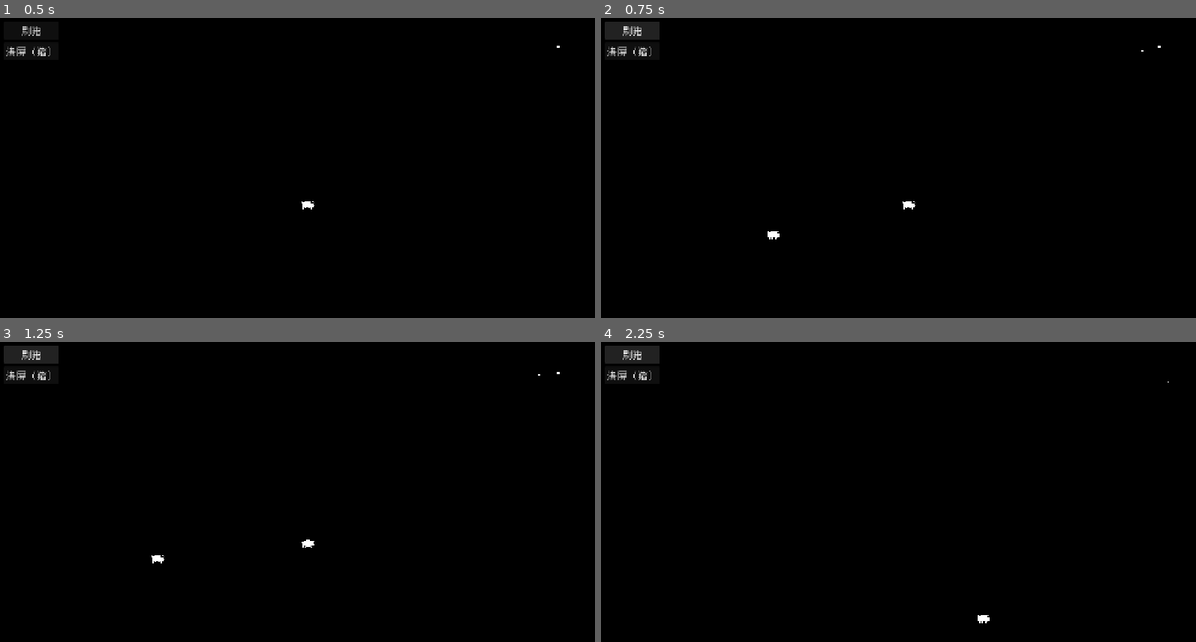
Above: before the commit, frames 1-4 (two rows, left to right).
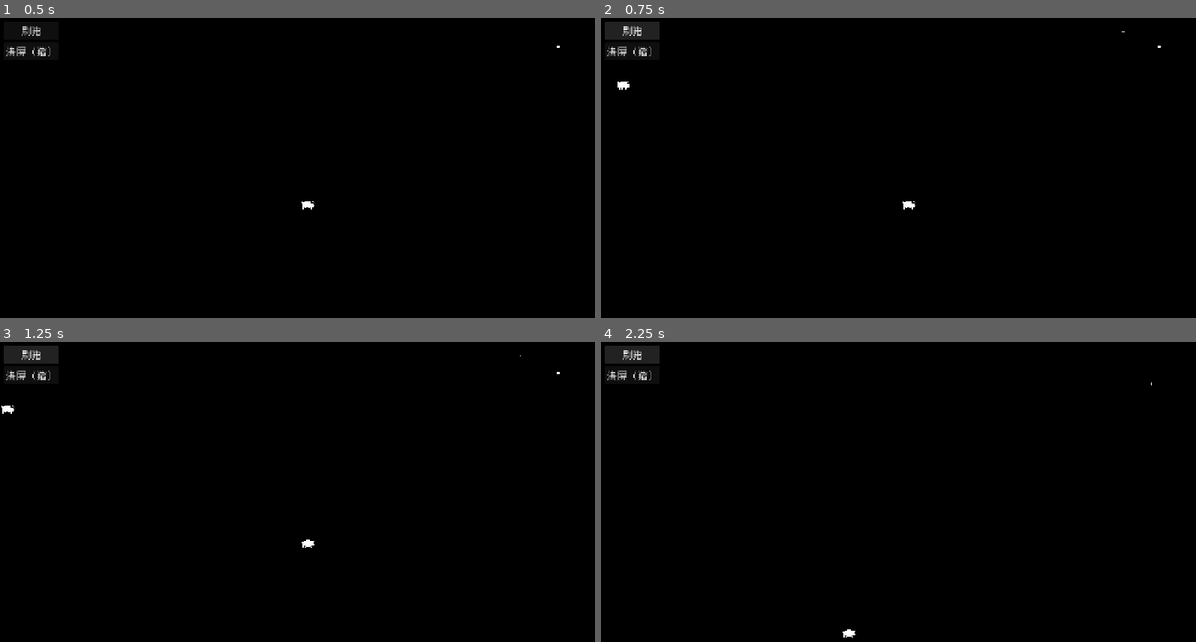
Above: after the commit, the same moments.

Repository: Gindama713/GameForGindama
Game: Godot game, scene res://main.tscn
The game is run twice, just before and just after one commit, with the same random seed, the same clock (stepped at 60 frames per second) and the same inputs.
Inputs:
- Up to frame 1 (0.5 s): no input
- Up to frame 2 (0.75 s): click "刷猪" at 0.5 s
- Up to frame 3 (1.25 s): no input
- Up to frame 4 (2.25 s): click "清屏（猪）" at 1.25 s; click "刷猪" at 2 s

Frame 1 is identical in both runs. In frame 2, less than 0.1% of the frame differs, in the area x 2-92%, y 4-74%; in frame 3, less than 0.1%; in frame 4, less than 0.1%.

Commit message:
尸体层 + 占格唯一入口 + 工程改名 IsleSurvival
- 尸体政策（拍板）：Cell.corpse 独立槽位，尸体永久存在、不占格；
  die() 留尸，GridMover 万不得已才走尸格，验尸点击活物优先
- 占格唯一入口：GridManager.occupy/release，派生空格集 →
  random_free_cell() O(1)
- 新信号 creature_moved（= CDDA on_move 钩子）/ creature_removed
  （清屏等非死亡移除）；Minimap 改纯事件驱动重画（不再订 tick）
- 检视面板：订阅 removed 自动关面板、拖动加边界钳制
- 审计 5 条代码问题全部修复（探针验证：占格计数恒 960 无泄漏）
- 工程改名：新建游戏项目 → IsleSurvival；事实文档同步 10+ 处

Diff:
--- a/creature/components/grid_mover.gd
+++ b/creature/components/grid_mover.gd
@@ -10,7 +10,8 @@
 
 const DIRS: Array[Vector2i] = [Vector2i.UP, Vector2i.DOWN, Vector2i.LEFT, Vector2i.RIGHT]
 
-## 某格能否进入：在界内 + 没被别的生物/东西占（自己除外）
+## 某格能否进入：在界内 + 没被别的生物/东西占（自己除外）。
+## **尸体不算占格**（corpse 不在 content 里）—— 活体"能"走进尸体格。
 func is_cell_free(c: Vector2i) -> bool:
 	if not GridManager.in_bounds(c.x, c.y):
 		return false
@@ -20,15 +21,23 @@
 	return cell.content == null or cell.content == creature
 
 ## 当前四周可走的方向（供大脑挑选）。
+## 规则（用户拍板 2026-09-19）：**默认不踩尸体格**；只有首选全空（被围死）时，
+## 才把尸体格作为"万不得已"的退路放进来。
 ## 不能移动时返回空数组 —— 与 try_step() 保持一致，免得大脑白挑一次再被拒。
 func free_directions() -> Array[Vector2i]:
-	var out: Array[Vector2i] = []
+	var clean: Array[Vector2i] = []     # 又空又没尸体的格（首选）
+	var over_corpse: Array[Vector2i] = []   # 只剩尸体可踩（万不得已）
 	if not can_move():
-		return out
+		return clean
 	for d in DIRS:
-		if is_cell_free(creature.coord + d):
-			out.append(d)
-	return out
+		var c: Vector2i = creature.coord + d
+		if not is_cell_free(c):
+			continue
+		if GridManager.corpse_at(c) != null:
+			over_corpse.append(d)
+		else:
+			clean.append(d)
+	return clean if not clean.is_empty() else over_corpse
 
 ## 尝试朝 offset 方向走一格；成功返回 true。
 func try_step(offset: Vector2i) -> bool:
--- a/creature/creature.gd
+++ b/creature/creature.gd
@@ -89,17 +89,27 @@
 func _notification(what: int) -> void:
 	if what == NOTIFICATION_PREDELETE:
 		_release_cell()
+		GridManager.remove_corpse(coord, self)   # 尸体节点被清（清屏）时把格子上的尸体也撤走
 
 # ---------------- 点击选取 ----------------
 ## 用 _unhandled_input 而非 _input：被 UI 消费掉的点击（面板/按钮）不会到达这里，
 ## 因此点检视窗不会「穿透」选中窗下的生物。
+## 活体优先：尸体格上站着活体时，点击选中活体；尸体只在格上没有活体时才可被点（验尸）。
 func _unhandled_input(event: InputEvent) -> void:
 	if event is InputEventMouseButton and event.pressed and event.button_index == MOUSE_BUTTON_LEFT:
 		var vp := get_viewport()
 		var world_pos: Vector2 = vp.get_canvas_transform().affine_inverse() * event.position
-		if GridManager.grid.world_to_grid(world_pos) == coord:
+		if GridManager.grid.world_to_grid(world_pos) != coord:
+			return
+		if _alive:
 			EventBus.creature_clicked.emit(self)
-			vp.set_input_as_handled()   # 一次点击只选一个，避免重叠时全部触发
+			vp.set_input_as_handled()
+			return
+		var cell := GridManager.cell_at(coord.x, coord.y)
+		if cell != null and cell.content is Creature and (cell.content as Creature).is_alive():
+			return                              # 活体踩在身上：让活体响应，尸体不打架
+		EventBus.creature_clicked.emit(self)    # 尸体独占格 → 可点击验尸
+		vp.set_input_as_handled()
 
 # ---------------- 组件装配（组合，而非继承） ----------------
 func _build_components() -> void:
@@ -153,7 +163,8 @@
 	var why := lethal_reason_text()
 	_alive = false
 	TimeSystem.tick.disconnect(_on_tick)        # 停机机制：把自己从时钟上摘下来
-	_release_cell()                             # 尸体不再占格（否则是看不见的堵路石）
+	_release_cell()                             # 交还占格：活体可以从这格过
+	GridManager.place_corpse(coord, self)       # 尸体**永久留在格上**（不占格，但移动"万不得已"才踩）
 	if _sprite != null and def != null and def.texture != null:
 		_sprite.modulate = DEAD_COLOR            # 有图：调暗
 	queue_redraw()                              # 无图：色块由 _draw 自己变暗
@@ -183,25 +194,22 @@
 		return false
 	return cell.content == null or cell.content == self
 
-## 写入占位。调用前必须已通过 can_place_at()（本函数仍会复核并报错，不静默抢占）。
+## 写入占格。**占格唯一入口 = GridManager.occupy()**（同时维护空格集合）。
 func _place_at(c: Vector2i) -> bool:
 	var cell := GridManager.cell_at(c.x, c.y)
 	if cell == null:
 		push_error("[%s] %s 越界，未占格" % [tag(), c])
 		return false
-	if cell.content != null and cell.content != self:
+	if not GridManager.occupy(c, self):
 		push_error("[%s] %s 已被 %s 占用，未抢占" % [tag(), c, cell.content])
 		return false
-	cell.content = self
 	# grid_to_world 返回格子左上角，加半格才居中
 	position = GridManager.grid.grid_to_world(c) + Vector2(Grid.CELL_SIZE, Grid.CELL_SIZE) * 0.5
 	return true
 
-## 交还所占格子（死亡 / 释放时）
+## 交还所占格子（死亡 / 释放时）。释放唯一入口 = GridManager.release()。
 func _release_cell() -> void:
-	var cell := GridManager.cell_at(coord.x, coord.y)
-	if cell != null and cell.content == self:
-		cell.content = null
+	GridManager.release(coord, self)
 
 ## 移动到相邻格（由移动组件调用）。成功返回 true。
 ## 越界或目标被占 → 报错并原地不动（不会留下 coord 与占格不一致的状态）。
@@ -212,7 +220,10 @@
 	Log.ev("移动", "%s %s → %s" % [tag(), coord, target])
 	_release_cell()
 	coord = target
-	return _place_at(target)
+	var ok := _place_at(target)
+	if ok:
+		EventBus.creature_moved.emit(self)   # 小地图等表现层重画；将来脚印/噪音也听它
+	return ok
 
 # ---------------- 表现（可选，删掉不影响逻辑） ----------------
 ## 主画面：**有图就用图**（猪 = pic/pig.png 剪影，缩放成一格）；
--- a/event_bus.gd
+++ b/event_bus.gd
@@ -5,5 +5,7 @@
 ## 点击猪 -> 发出 creature_clicked -> 检视面板接收，互不持有引用。
 
 signal creature_clicked(creature: Node)
-signal creature_spawned(creature: Node)
-signal creature_died(creature: Node)
+signal creature_spawned(creature: Node)   # main._spawn_pig() 生成成功即发（Minimap 重画）
+signal creature_moved(creature: Node)     # Creature.move_to() 成功即发（Minimap 重画；将来脚印/噪音也听它）
+signal creature_died(creature: Node)      # Creature.die()（Inspector 切尸体视图 / Minimap 重画）
+signal creature_removed(creature: Node)   # DebugToolbar 清屏等"非死亡移除"（Inspector 关面板 / Minimap 重画）
--- a/grid.gd
+++ b/grid.gd
@@ -42,7 +42,8 @@
 class Cell:
 	var coord: Vector2i
 	var terrain: StringName = &"unknown"   # 以后放 地形类型（沙/石/草...）
-	var content = null                      # 以后放 物品/生物 引用
+	var content = null                      # 占格者（活体/物品），**唯一**——同格只容一个
+	var corpse = null                       # 尸体（不占 content，活体可以从这格过）
 
 	func _init(p_coord: Vector2i):
 		coord = p_coord
--- a/grid_manager.gd
+++ b/grid_manager.gd
@@ -2,15 +2,73 @@
 ## 全局网格管理器（Autoload）。任何代码都能直接引用，方便调试与编写：
 ##   GridManager.cell_at(0, 0)        -> 取到 (0,0) 这一格
 ##   GridManager.in_bounds(1, 0)      -> 是否越界
+##   GridManager.occupy(c, who)       -> 占格（唯一写入口）
+##   GridManager.release(c, who)      -> 释放（唯一写入口）
+##   GridManager.random_free_cell()   -> 随机挑一个空格（O(1)，不扫全网格）
 ##   GridManager.grid.grid_to_world(...) 等坐标换算
+##
+## 【纪律】Cell.content 是占格的唯一事实来源；`_free` 是它的**派生缓存**，
+## 只允许被 occupy()/release() 这两个入口维护 —— 绝不绕过入口直接写 content。
 
 var grid: Grid
+var _free: Dictionary = {}   # Vector2i -> true（空格集合，派生缓存）
 
 func _ready():
 	grid = Grid.new(40, 24)
+	for c in grid.cells.keys():
+		_free[c] = true
 
 func cell_at(x: int, y: int) -> Grid.Cell:
 	return grid.get_cell(Vector2i(x, y))
 
 func in_bounds(x: int, y: int) -> bool:
 	return grid.in_bounds(Vector2i(x, y))
+
+## 占格唯一入口。目标为空、或已经是自己 → 成功；被别人占着 → 拒绝（不静默抢占）。
+func occupy(c: Vector2i, who) -> bool:
+	var cell := grid.get_cell(c)
+	if cell == null:
+		return false
+	if cell.content != null and cell.content != who:
+		return false
+	var was: Variant = cell.content
+	cell.content = who
+	if was == null:
+		_free.erase(c)
+	return true
+
+## 释放唯一入口。只放自己占的格（防止误清别人的）。
+func release(c: Vector2i, who) -> void:
+	var cell := grid.get_cell(c)
+	if cell == null or cell.content != who:
+		return
+	cell.content = null
+	_free[c] = true
+
+## 随机空格。没有空格返回 Vector2i(-1, -1)（用 x<0 判断）。
+func random_free_cell() -> Vector2i:
+	if _free.is_empty():
+		return Vector2i(-1, -1)
+	return _free.keys().pick_random()
+
+## 空格数（调试 / 校验用）
+func free_count() -> int:
+	return _free.size()
+
+# ---------------- 尸体层（用户拍板 2026-09-19） ----------------
+## 尸体**永久留在格上**，但不算占格：活体可以从上面过。
+## 移动决策"万不得已"才踩尸体格 —— 那是 GridMover 的规则，这里只存事实。
+
+func place_corpse(c: Vector2i, who) -> void:
+	var cell := grid.get_cell(c)
+	if cell != null and cell.corpse == null:
+		cell.corpse = who
+
+func remove_corpse(c: Vector2i, who) -> void:
+	var cell := grid.get_cell(c)
+	if cell != null and cell.corpse == who:
+		cell.corpse = null
+
+func corpse_at(c: Vector2i):
+	var cell := grid.get_cell(c)
+	return cell.corpse if cell != null else null
--- a/main.gd
+++ b/main.gd
@@ -25,15 +25,10 @@
 	EventBus.creature_spawned.emit(pig)   # 表现层（小地图等）订阅；生成即广播
 	return pig
 
-## 调试工具栏「刷猪」用：在随机空格生成一只猪
+## 调试工具栏「刷猪」用：在随机空格生成一只猪（O(1)，GridManager 维护空格集合）
 func spawn_pig_random() -> void:
-	var free_cells: Array[Vector2i] = []
-	for x in GridManager.grid.width:
-		for y in GridManager.grid.height:
-			var cell := GridManager.cell_at(x, y)
-			if cell != null and cell.content == null:
-				free_cells.append(Vector2i(x, y))
-	if free_cells.is_empty():
+	var c := GridManager.random_free_cell()
+	if c.x < 0:
 		print("没有空格可以刷猪了")
 		return
-	_spawn_pig(free_cells.pick_random())
+	_spawn_pig(c)
--- a/project.godot
+++ b/project.godot
@@ -10,7 +10,7 @@
 
 [application]
 
-config/name="新建游戏项目"
+config/name="IsleSurvival"
 config/features=PackedStringArray("4.7", "Forward Plus")
 config/icon="res://icon.svg"
 run/main_scene="res://main.tscn"
--- a/ui/creature_inspector.gd
+++ b/ui/creature_inspector.gd
@@ -43,6 +43,7 @@
 	_build()
 	EventBus.creature_clicked.connect(_on_clicked)
 	EventBus.creature_died.connect(_on_creature_died)
+	EventBus.creature_removed.connect(_on_removed)   # 清屏移除 → 关面板（不再靠 is_instance_valid 兜底）
 	TimeSystem.tick.connect(_on_tick)
 	position = Vector2(32, 104)   # 初始位置（左侧；可拖动）
 	hide()
@@ -138,7 +139,12 @@
 		_drag_start_mouse = event.global_position
 		_drag_start_pos = position
 	elif event is InputEventMouseMotion and _dragging:
-		position = _drag_start_pos + (event.global_position - _drag_start_mouse)
+		var new_pos: Vector2 = _drag_start_pos + (event.global_position - _drag_start_mouse)
+		var vp := get_viewport_rect().size
+		# 允许拖出一点，但标题栏永远留在屏幕内（面板不会拖丢找不回来）
+		new_pos.x = clampf(new_pos.x, -size.x + 60.0, vp.x - 60.0)
+		new_pos.y = clampf(new_pos.y, 0.0, vp.y - 40.0)
+		position = new_pos
 
 # ---------------- 选取 ----------------
 func _on_clicked(c: Creature) -> void:
@@ -151,6 +157,11 @@
 func _on_creature_died(c: Node) -> void:
 	if c == _creature:
 		_rebuild()
+
+## 选中的生物被移除（清屏等非死亡移除）→ 关面板、放掉引用。
+func _on_removed(c: Node) -> void:
+	if c == _creature:
+		_on_close()
 
 func _rebuild() -> void:
 	if _creature == null:
--- a/ui/debug_toolbar.gd
+++ b/ui/debug_toolbar.gd
@@ -24,4 +24,5 @@
 		return
 	for c in main.get_children():
 		if c is Creature:
+			EventBus.creature_removed.emit(c)   # 表现层（检视面板/小地图）先收到通知再释放
 			c.queue_free()
--- a/ui/minimap.gd
+++ b/ui/minimap.gd
@@ -11,10 +11,12 @@
 
 func _ready() -> void:
 	set_anchors_and_offsets_preset(Control.PRESET_TOP_RIGHT, Control.PRESET_MODE_MINSIZE, 8)
-	# 重画时机 = 模拟推进 / 生物生死的瞬间。暂停时小地图也跟着冻结，和模拟一致。
-	TimeSystem.tick.connect(func(_dt: float) -> void: queue_redraw())
+	# 重画时机 = 生物 生成/移动/死亡/被移除 的瞬间，**完全事件驱动**。
+	# 不再订阅 tick：不每帧重绘，暂停也自然冻结（事件本来就不会来）。
 	EventBus.creature_spawned.connect(func(_c: Node) -> void: queue_redraw())
+	EventBus.creature_moved.connect(func(_c: Node) -> void: queue_redraw())
 	EventBus.creature_died.connect(func(_c: Node) -> void: queue_redraw())
+	EventBus.creature_removed.connect(func(_c: Node) -> void: queue_redraw())
 
 func _get_minimum_size() -> Vector2:
 	# 首次布局可能早于 GridManager 就绪（实测会先查一次），没网格就先按 0 报
@@ -28,13 +30,15 @@
 		return
 	var g := GridManager.grid
 	var s := PX_PER_CELL
-	# 每格 4px：黑=陆地；格子被生物占着 -> 画它的 map_color
+	# 每格 4px：黑=陆地；活体=map_color；尸体=暗灰（永久留在格上，不占格）
 	for y in g.height:
 		for x in g.width:
 			var cell := g.get_cell(Vector2i(x, y))
 			var col := Color.BLACK
 			if cell.content is Creature:
 				col = cell.content.def.map_color
+			elif cell.corpse != null:
+				col = Creature.DEAD_COLOR
 			draw_rect(Rect2(Vector2(x, y) * s + Vector2.ONE * MARGIN, Vector2(s, s)), col)
 	# 外框
 	var full := Vector2(g.width, g.height) * s + Vector2.ONE * (MARGIN * 2)
Not shown, changed: 事实文档.md
